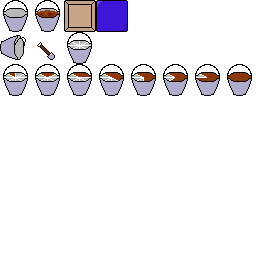
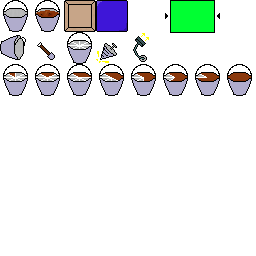
Before/after of a 256px x 256px layered artwork. What changed in the layer stack:
painted on "Background" over bbox(96, 0, 220, 63)
